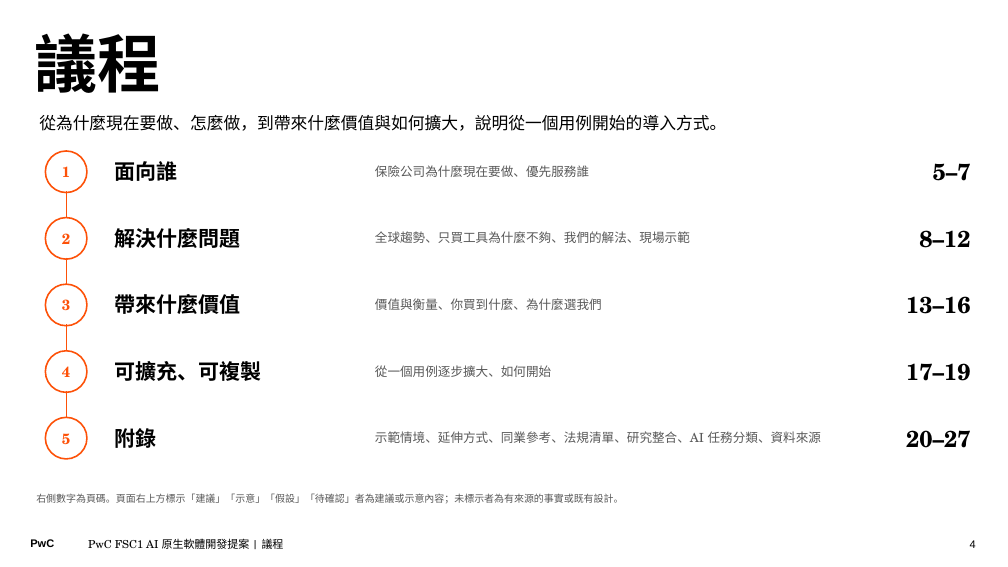
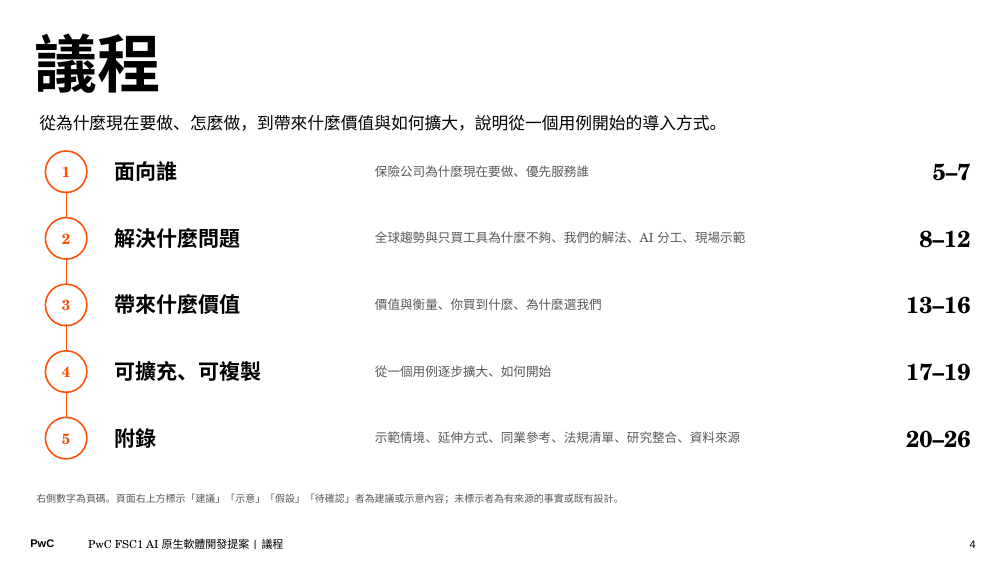
Before and after one commit to Robshao/PwC_FSC1, a slide deck: slide 4 of research/ai-native-sdlc/AI原生軟體開發_合夥人提案簡報.pptx. Drawn at 1008x567 pixels with LibreOffice and Linux fonts; fonts in the diff are those of the drawing. Boxes give left, top, right and bottom in pixels: in the first picture for what was removed or moved away, otherwise in the second. Text is boxed around its words. In the diff, an @@ line names an element or a change of style, - is before the commit and + after.

```diff
--- a/research/ai-native-sdlc/AI原生軟體開發_合夥人提案簡報.pptx
+++ b/research/ai-native-sdlc/AI原生軟體開發_合夥人提案簡報.pptx
@@ text at (375,231,745,243): text changed @@
-全球趨勢、只買工具為什麼不夠、我們的解法、現場示範
+全球趨勢與只買工具為什麼不夠、我們的解法、AI 分工、現場示範
@@ text at (375,431,740,443): text changed @@
-示範情境、延伸方式、同業參考、法規清單、研究整合、AI 任務分類、資料來源
+示範情境、延伸方式、同業參考、法規清單、研究整合、資料來源
@@ text at (906,430,970,448): text changed @@
-20–27
+20–26
```
Also in this commit, not shown: 7 other slides changed, 1 slide removed, 5 other files.
